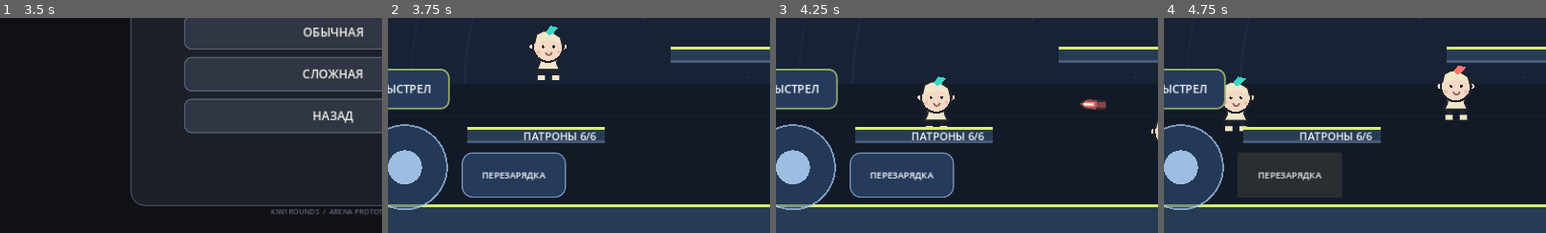
Above: before the commit, frames 1-4 (left to right).
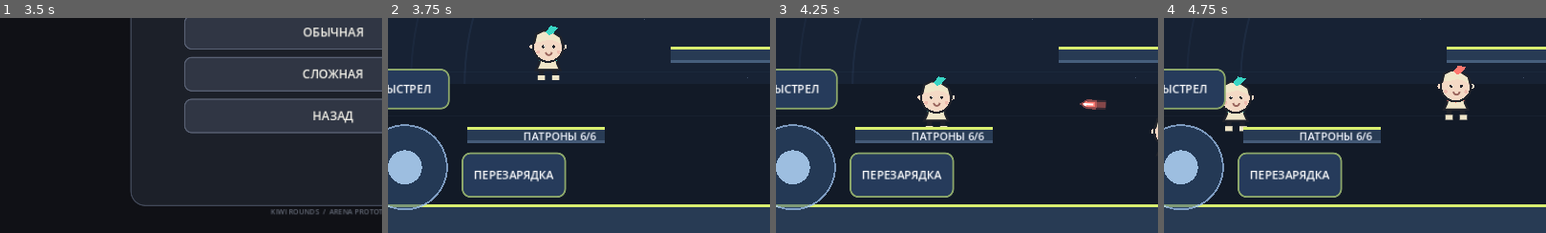
Above: after the commit, the same moments.

Repository: loslam-del/Kiwi-rounds
Game: Godot game, scene res://scenes/main.tscn
The game is run twice, just before and just after one commit, with the same random seed, the same clock (stepped at 60 frames per second) and the same inputs.
Inputs (mouse positions are % of the whole screen's width and height, from its top left):
- Up to frame 1 (3.5 s): click "ИГРАТЬ" at 0.5 s; click "ОНЛАЙН — ПОЗЖЕ" at 1.25 s; click "НАЗАД" at 2 s; click "ПРОТИВ БОТОВ" at 2.75 s
- Up to frame 2 (3.75 s): click "ЛЁГКАЯ" at 3.5 s
- Up to frame 3 (4.25 s): no input
- Up to frame 4 (4.75 s): click (23, 87) at 4.25 s, where only the run before the commit has a clickable "ПЕРЕЗАРЯДКА"
The pictures show only the part of the screen within x 6-56%, y 50-100%; the shares and areas given below are measured in that part.

Frame 1 is identical in both runs. In frame 2, 1.4% of the frame differs, in the area x 19-47%, y 62-84%; in frame 3, 1.4%; in frame 4, 5.7%.

Commit message:
Make reload button multitouch compatible

Diff:
--- a/scripts/main.gd
+++ b/scripts/main.gd
@@ -66,7 +66,7 @@
 var sound_level := 0.72
 var movement_joystick: VirtualJoystick
 var aim_joystick: VirtualJoystick
-var reload_button: Button
+var reload_button: VirtualActionButton
 var jump_button: VirtualActionButton
 var menu_button: Button
 var cards_button: Button
@@ -334,9 +334,12 @@
     fire_button.button_down.connect(player.set_fire.bind(true))
     fire_button.button_up.connect(player.set_fire.bind(false))
     game_controls.add_child(fire_button)
-    reload_button = _add_button("ПЕРЕЗАРЯДКА",Vector2(205,585),Vector2(175,76),game_controls)
-    reload_button.add_theme_font_size_override("font_size",15)
+    reload_button = ACTION_BUTTON_SCRIPT.new()
+    reload_button.caption = "ПЕРЕЗАРЯДКА"
+    reload_button.position = Vector2(205,585)
+    reload_button.size = Vector2(175,76)
     reload_button.pressed.connect(player.start_reload)
+    game_controls.add_child(reload_button)
     ammo_label = Label.new()
     ammo_label.position = Vector2(190,545)
     ammo_label.size = Vector2(360,32)
